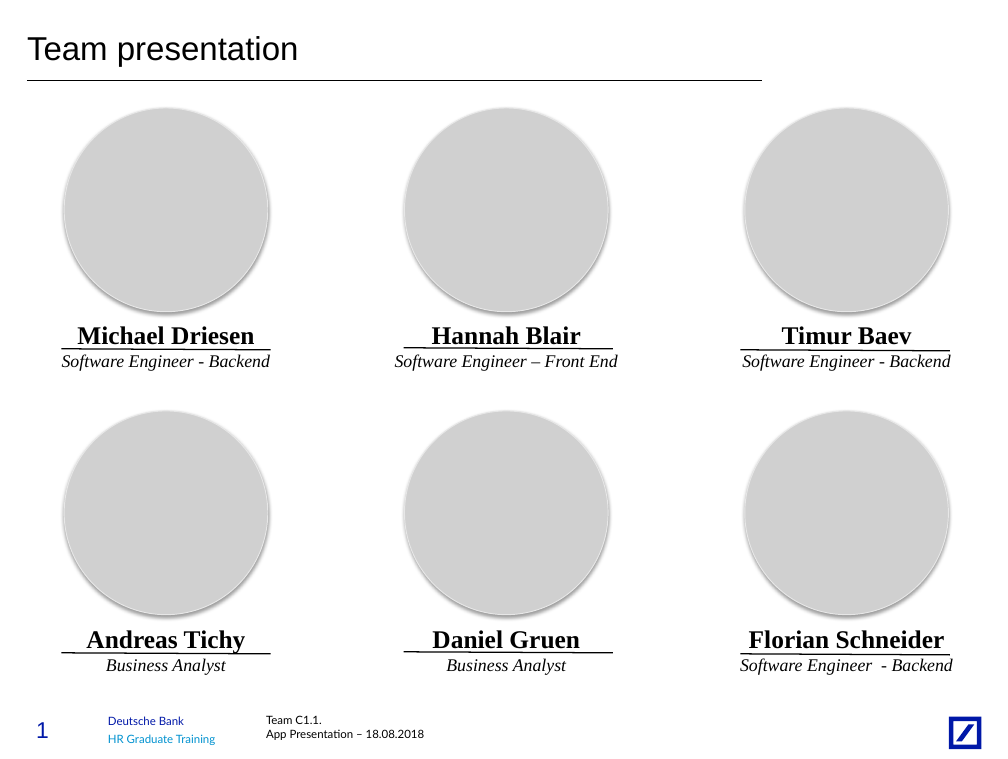
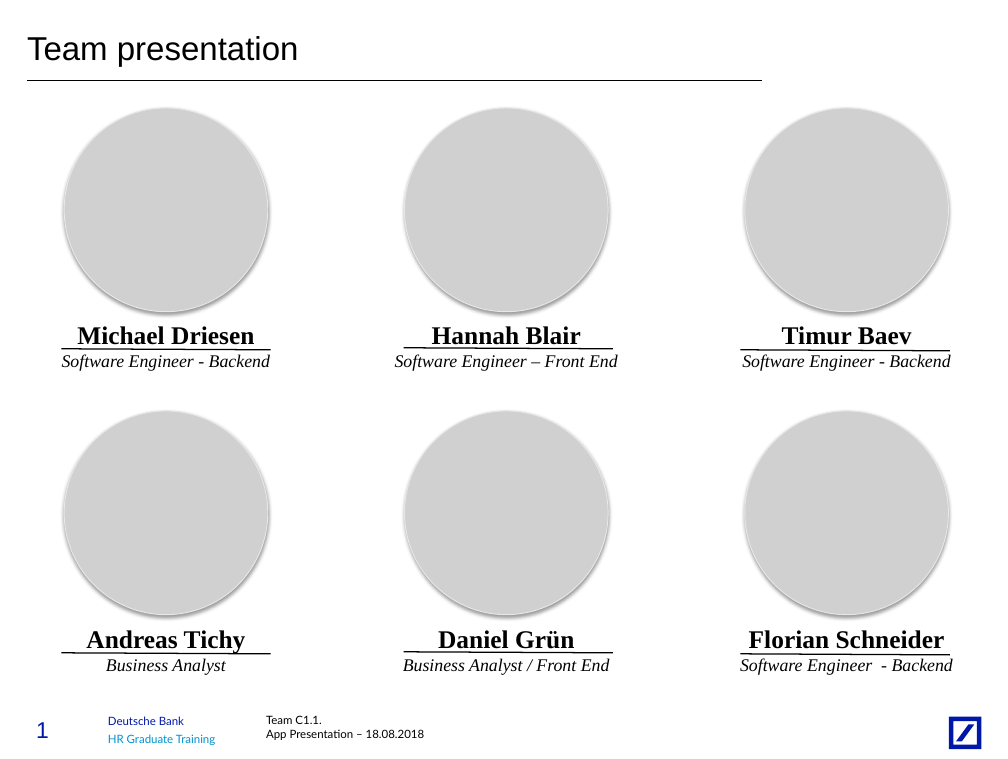
Before and after one commit to timurbaev1996/case_study, a slide deck: slide 2 of business/C11_FinalPresentation.pptx. Drawn at 1008x759 pixels with LibreOffice and Linux fonts; fonts in the diff are those of the drawing; grey boxes stand for pictures. Boxes give left, top, right and bottom in pixels: in the first picture for what was removed or moved away, otherwise in the second. Text is boxed around its words. In the diff, an @@ line names an element or a change of style, - is before the commit and + after.

Commit message:
update Ppt

```diff
--- a/business/C11_FinalPresentation.pptx
+++ b/business/C11_FinalPresentation.pptx
@@ text at <box>403,630,610,675</box>: text changed @@
-Daniel Gruen
-Business Analyst
+Daniel Grün
+Business Analyst / Front End
```
